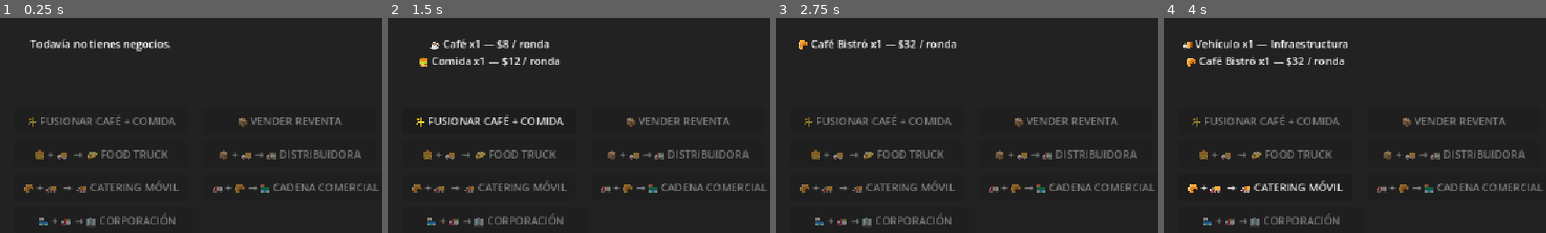
Above: before the commit, frames 1-4 (left to right).
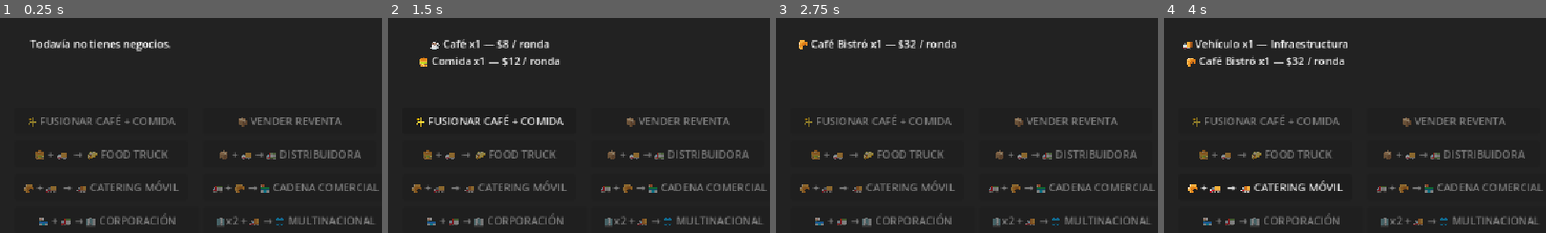
Above: after the commit, the same moments.

Repository: AdolfoBarca/imperio
Game: Godot game, scene res://Main.tscn
The game is run twice, just before and just after one commit, with the same random seed, the same clock (stepped at 60 frames per second) and the same inputs.
Inputs:
- Up to frame 1 (0.25 s): no input
- Up to frame 2 (1.5 s): click "☕ CAFÉ $30 +$8 / ronda" at 0.5 s; click "🍔 COMIDA $50 +$12 / ronda" at 1.25 s
- Up to frame 3 (2.75 s): click "✨ FUSIONAR CAFÉ + COMIDA" at 2 s
- Up to frame 4 (4 s): click "TERMINAR RONDA" at 2.75 s; click "🚚 VEHÍCULO $40" at 3.5 s
The pictures show only the part of the screen within x 37-87%, y 16-66%; the shares and areas given below are measured in that part.

The runs differ from the first frame. In frame 1, 0.7% of the frame differs, in the area x 56-98%, y 92-97%; in frame 2, 0.7%; in frame 3, 0.7%; in frame 4, 0.7%.

Commit message:
Agregar multinacional

Diff:
--- a/Main.gd
+++ b/Main.gd
@@ -21,6 +21,7 @@
 const INGRESO_DISTRIBUIDORA: int = 110
 const INGRESO_CADENA: int = 450
 const INGRESO_CORPORACION: int = 2500
+const INGRESO_MULTINACIONAL: int = 15000
 
 
 # =========================================================
@@ -47,6 +48,7 @@
 var distribuidoras: int = 0
 var cadenas_comerciales: int = 0
 var corporaciones: int = 0
+var multinacionales: int = 0
 
 
 # =========================================================
@@ -59,6 +61,7 @@
 var distribuidora_descubierta: bool = false
 var cadena_descubierta: bool = false
 var corporacion_descubierta: bool = false
+var multinacional_descubierta: bool = false
 
 
 # =========================================================
@@ -82,6 +85,7 @@
 @onready var fusion_distribuidora_button: Button = $ZonaNegocios/FusionDistribuidoraButton
 @onready var fusion_cadena_button: Button = $ZonaNegocios/FusionCadenaButton
 @onready var fusion_corporacion_button: Button = $ZonaNegocios/FusionCorporacionButton
+@onready var fusion_multinacional_button: Button = $ZonaNegocios/FusionMultinacionalButton
 
 @onready var nueva_partida_button: Button = $ZonaNegocios/NuevaPartidaButton
 @onready var terminar_ronda_button: Button = $TerminarRondaButton
@@ -107,6 +111,7 @@
 	fusion_distribuidora_button.pressed.connect(fusionar_distribuidora)
 	fusion_cadena_button.pressed.connect(fusionar_cadena_comercial)
 	fusion_corporacion_button.pressed.connect(fusionar_corporacion)
+	fusion_multinacional_button.pressed.connect(fusionar_multinacional)
 
 	nueva_partida_button.pressed.connect(nueva_partida)
 	terminar_ronda_button.pressed.connect(terminar_ronda)
@@ -376,6 +381,36 @@
 		print("✨ NUEVA FUSIÓN DESCUBIERTA")
 		print("🏢 CORPORACIÓN")
 		print("+$2500 / RONDA")
+		print("================================")
+		print("")
+
+	actualizar_interfaz()
+
+
+# =========================================================
+# FUSIÓN 7
+# 2 CORPORACIONES + VEHÍCULO = MULTINACIONAL
+# =========================================================
+
+func fusionar_multinacional() -> void:
+	if partida_terminada:
+		return
+
+	if corporaciones < 2 or vehiculos < 1:
+		return
+
+	corporaciones -= 2
+	vehiculos -= 1
+	multinacionales += 1
+
+	if not multinacional_descubierta:
+		multinacional_descubierta = true
+
+		print("")
+		print("================================")
+		print("✨ NUEVA FUSIÓN DESCUBIERTA")
+		print("🌐 MULTINACIONAL")
+		print("+$15000 / RONDA")
 		print("================================")
 		print("")
 
@@ -422,6 +457,7 @@
 	var ingreso_distribuidoras: int = distribuidoras * INGRESO_DISTRIBUIDORA
 	var ingreso_cadenas: int = cadenas_comerciales * INGRESO_CADENA
 	var ingreso_corporaciones: int = corporaciones * INGRESO_CORPORACION
+	var ingreso_multinacionales: int = multinacionales * INGRESO_MULTINACIONAL
 
 	var ingresos_totales: int = (
 		ingreso_cafes
@@ -432,6 +468,7 @@
 		+ ingreso_distribuidoras
 		+ ingreso_cadenas
 		+ ingreso_corporaciones
+		+ ingreso_multinacionales
 	)
 
 	dinero += ingresos_totales
@@ -448,6 +485,7 @@
 	print("DISTRIBUIDORAS: $", ingreso_distribuidoras)
 	print("CADENAS COMERCIALES: $", ingreso_cadenas)
 	print("CORPORACIONES: $", ingreso_corporaciones)
+	print("MULTINACIONALES: $", ingreso_multinacionales)
 	print("--------------------------------")
 	print("INGRESOS TOTALES: $", ingresos_totales)
 	print("DINERO TOTAL: $", dinero)
@@ -542,6 +580,7 @@
 	distribuidoras = 0
 	cadenas_comerciales = 0
 	corporaciones = 0
+	multinacionales = 0
 
 	bistro_descubierto = false
 	food_truck_descubierto = false
@@ -549,6 +588,7 @@
 	distribuidora_descubierta = false
 	cadena_descubierta = false
 	corporacion_descubierta = false
+	multinacional_descubierta = false
 
 	nueva_partida_button.visible = false
 
@@ -580,6 +620,7 @@
 	fusion_distribuidora_button.disabled = true
 	fusion_cadena_button.disabled = true
 	fusion_corporacion_button.disabled = true
+	fusion_multinacional_button.disabled = true
 
 	terminar_ronda_button.disabled = true
 
@@ -609,6 +650,7 @@
 		and distribuidoras == 0
 		and cadenas_comerciales == 0
 		and corporaciones == 0
+		and multinacionales == 0
 	):
 		texto += "Todavía no tienes negocios."
 
@@ -667,6 +709,12 @@
 				corporaciones * INGRESO_CORPORACION
 			]
 
+		if multinacionales > 0:
+			texto += "🌐 Multinacional x%d — $%d / ronda\n" % [
+				multinacionales,
+				multinacionales * INGRESO_MULTINACIONAL
+			]
+
 	negocios_label.text = texto
 
 
@@ -740,6 +788,12 @@
 		or partida_terminada
 	)
 
+	fusion_multinacional_button.disabled = (
+		corporaciones < 2
+		or vehiculos < 1
+		or partida_terminada
+	)
+
 
 	# =====================================================
 	# TERMINAR RONDA
--- a/Main.tscn
+++ b/Main.tscn
@@ -136,6 +136,14 @@
 offset_bottom = 350.0
 text = "🏪 + 🚛 → 🏢 CORPORACIÓN"
 
+[node name="FusionMultinacionalButton" type="Button" parent="ZonaNegocios" unique_id=1792624858]
+layout_mode = 0
+offset_left = 730.0
+offset_top = 310.0
+offset_right = 1008.0
+offset_bottom = 350.0
+text = "🏢x2 + 🚚 → 🌐 MULTINACIONAL"
+
 [node name="ManoCartas" type="Panel" parent="." unique_id=1022945037]
 layout_mode = 0
 offset_top = 448.0
